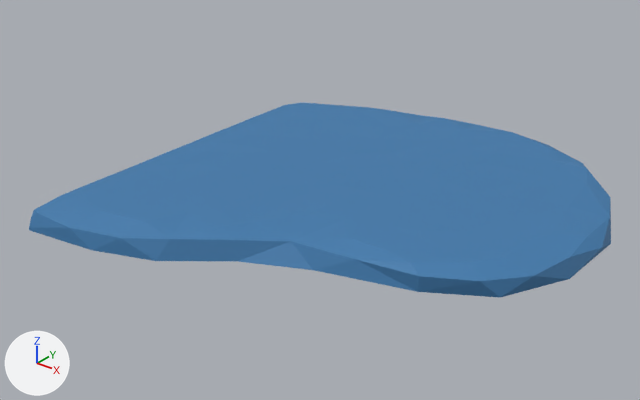
The FBX model UnrealProj/ForceOfNature/Content/Environments/Level_Environment/Models/4Turns_Level2_flood_model_model.fbx, before and after one commit.
Before and after are seen from a 50 mm camera at (1.106, -1.7, 0.997) aimed at (-0.148, -0.133, 0.026). Arrows for +X, +Y and +Z are at lower left; the lights stay in place.

Script lines for the objects in view, before the commit:
```python
me_cubeziercurve = bpy.data.meshes.new('CUBezierCurve')
me_cubeziercurve.from_pydata(...)  # 150 vertices, 236 faces; spans x -1.23..1.02, y -1.33..1.1, z -0.06..0.56
me_cubeziercurve.materials.append(mat_blue)  # blue #3f7aac
ob_beziercurve = bpy.data.objects.new('BezierCurve', me_cubeziercurve)
ob_beziercurve.location = (0.0, 0.0, 0.0)
ob_beziercurve.scale = (0.5, 0.5, 0.108)
```
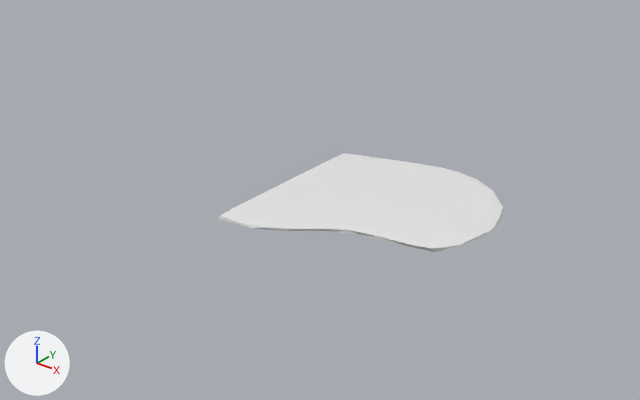
The change, as a list of edits to the scene's bpy script:
```text
Add mat_material_003:
    mat_material_003 = principled_material('Material.003')
    mat_material_003.base_color = (0.8, 0.8, 0.8)  # white #e7e7e7
    mat_material_003.roughness = 0.553
Change me_cubeziercurve:
    used by ob_beziercurve; location = (0.0, 0.0, 0.0); scale = (0.5, 0.5, 0.108)
    remove me_cubeziercurve.from_pydata(...)  # 150 vertices, 236 faces; spans x -1.23..1.02, y -1.33..1.1, z -0.06..0.56
    remove me_cubeziercurve.materials.append(mat_blue)  # blue #3f7aac
    add me_cubeziercurve.from_pydata(...)  # 150 vertices, 236 faces; spans x -1.24..1.01, y -1.34..1.08, z -0.27..0.76
    me_cubeziercurve part 1: 23 of 150 vertices moved; they spanned x -1.23..1.02, y -1.33..0.29, z 0.0..0.54 and now span x -1.24..1.01, y -1.34..0.29, z -0.27..0.76; mean shift (0.0, -0.01, 0.0); largest move (0.81, -0.44, 0.0) -> (0.77, -0.54, -0.27)
    me_cubeziercurve part 2: the 1 vertex in x -0.85, y 0.89, z 0.43 is moved by (0.0, -0.03, -0.01)
    me_cubeziercurve part 3: its shading normals changed
    add me_cubeziercurve.materials.append(mat_material_003)  # white #e7e7e7
Change ob_beziercurve:
    ob_beziercurve.scale: (0.5, 0.5, 0.108) -> (0.25, 0.25, 0.0191)
```

Location of each change, (x1, y1, x2, y2) in pixels of the pictures (640 x 400 px; the box of a moved part takes in the faces that stretch with it):
'BezierCurve', recoloured, reshaped, shading changed, rescaled (51% narrower, 49% shorter): before (29, 103, 611, 297); after (219, 153, 504, 252)
part 1 of me_cubeziercurve, moved or reshaped: before (29, 194, 611, 297); after (219, 208, 504, 252)
part 2 of me_cubeziercurve, moved or reshaped: before (313, 103, 385, 110); after (351, 154, 398, 161)
